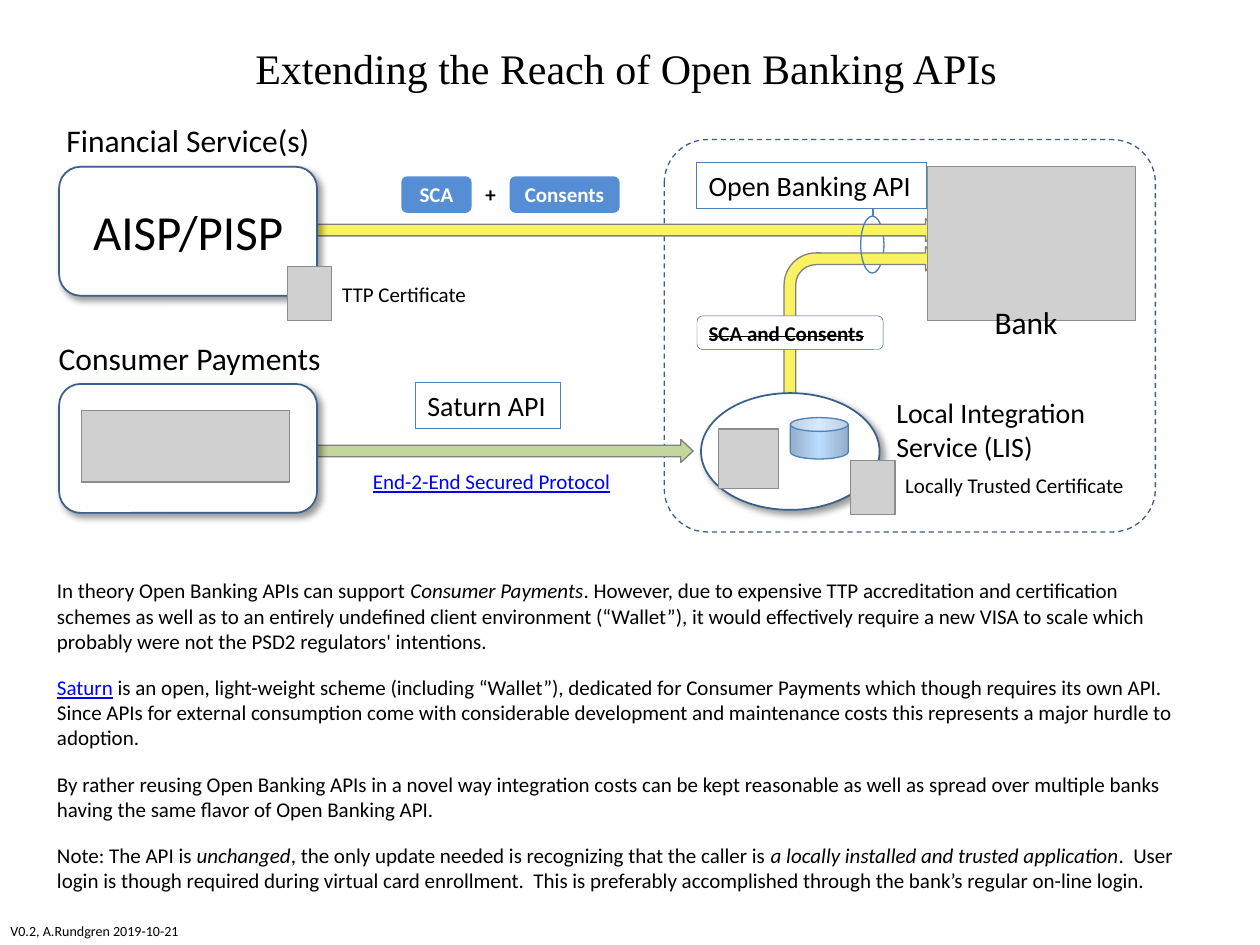
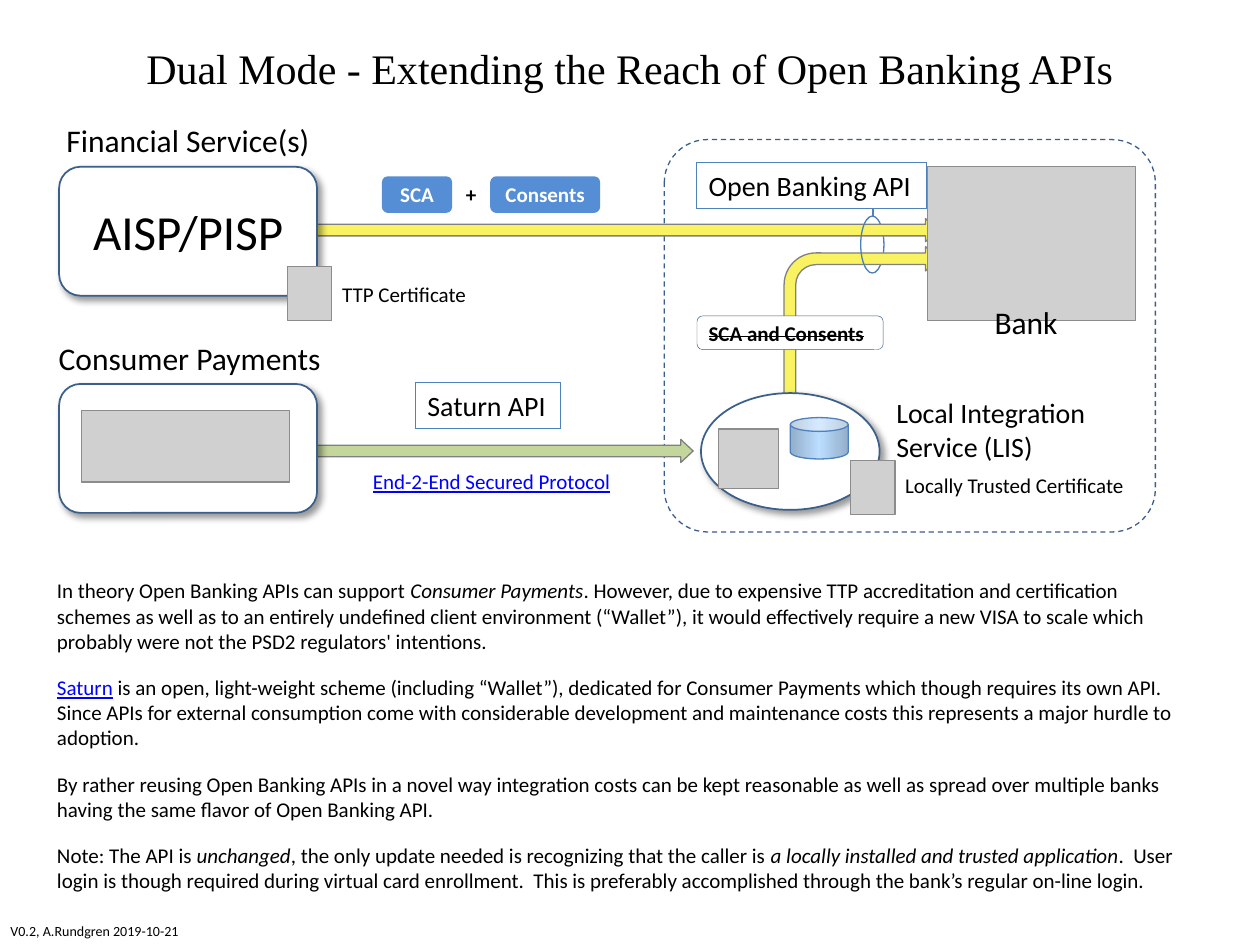
Before and after one commit to cyberphone/doc, a slide deck: slide 1 of saturn/openbanking-api-for-saturn.pptx. Drawn at 1260x945 pixels with LibreOffice and Linux fonts; fonts in the diff are those of the drawing; grey boxes stand for pictures. Boxes give left, top, right and bottom in pixels: in the first picture for what was removed or moved away, otherwise in the second. Text is boxed around its words. In the diff, an @@ line names an element or a change of style, - is before the commit and + after.

Commit message:
dual mode added

```diff
--- a/saturn/openbanking-api-for-saturn.pptx
+++ b/saturn/openbanking-api-for-saturn.pptx
@@ text at (146,54,1113,93): text changed @@
-Extending the Reach of Open Banking APIs
+Dual Mode - Extending the Reach of Open Banking APIs
@@ 2 rounded rectangles, 1 text: place and size @@
-2 rounded rectangles, 1 text at (402,175,619,213)
+2 rounded rectangles, 1 text at (382,175,600,213)
```
Also in this commit, not shown: 1 other file.
